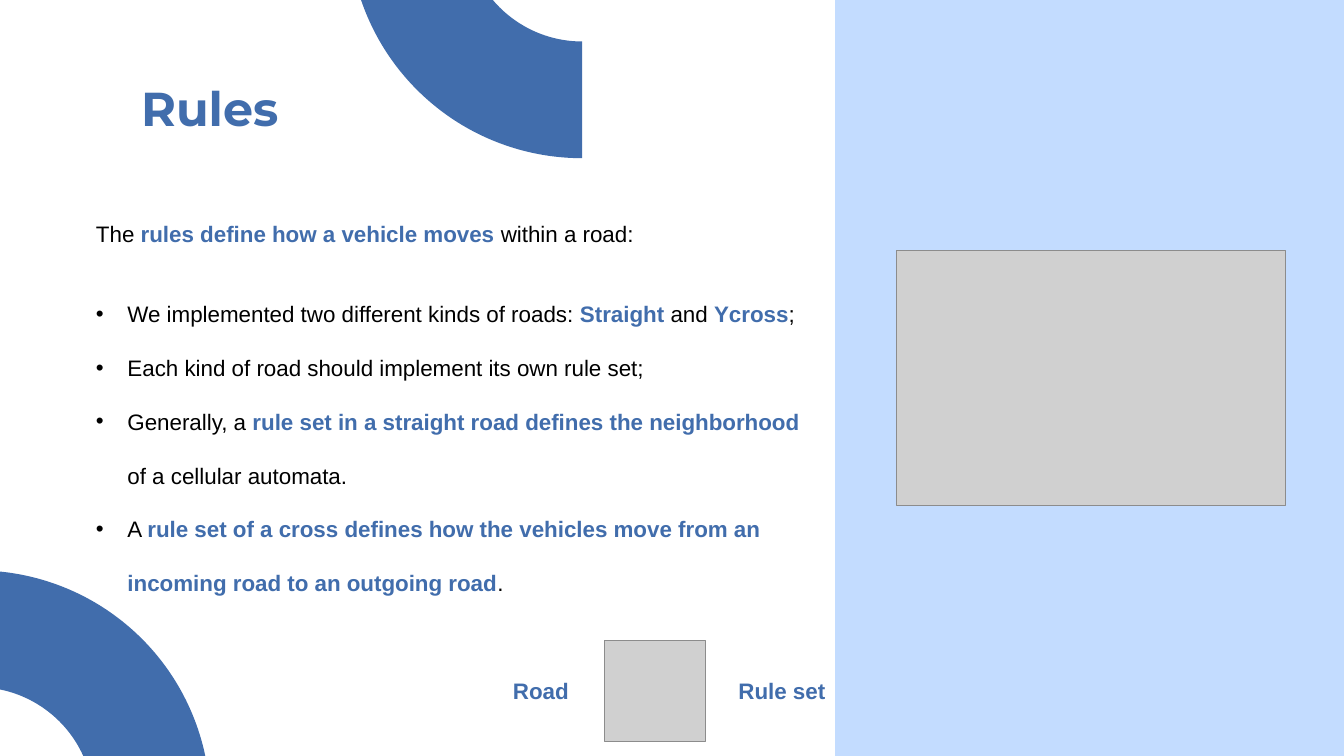
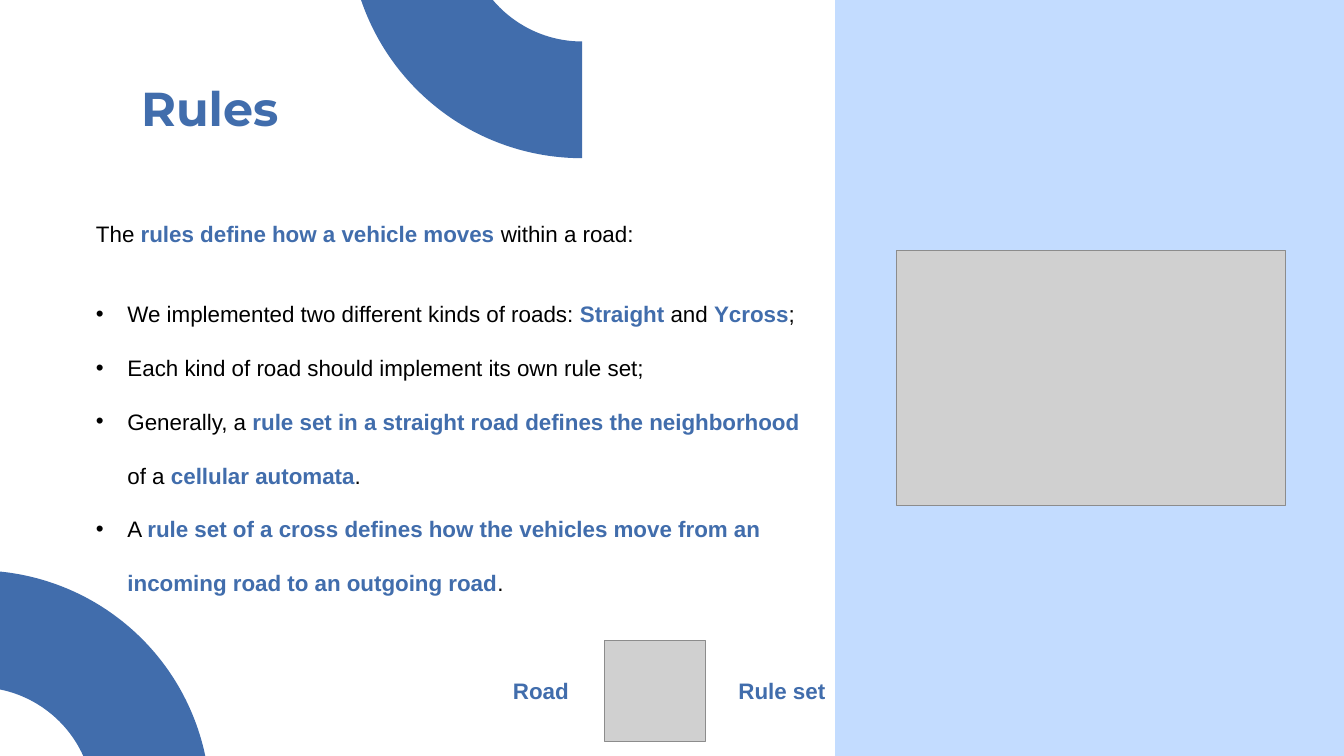
Before and after one commit to nikodallanoce/TrafficAutomata, a slide deck: slide 15 of presentation/DallaNoce_Ristori_cmcs.pptx. Drawn at 1344x756 pixels with LibreOffice and Linux fonts; fonts in the diff are those of the drawing; grey boxes stand for pictures. Boxes give left, top, right and bottom in pixels: in the first picture for what was removed or moved away, otherwise in the second. Text is boxed around its words. In the diff, an @@ line names an element or a change of style, - is before the commit and + after.

```diff
--- a/presentation/DallaNoce_Ristori_cmcs.pptx
+++ b/presentation/DallaNoce_Ristori_cmcs.pptx
@@ text at box(127, 413, 799, 485): text colour #000000 to #416DAC, bold on in "cellular automata." @@
```
Also in this commit, not shown: 4 other slides changed, 1 other file.
